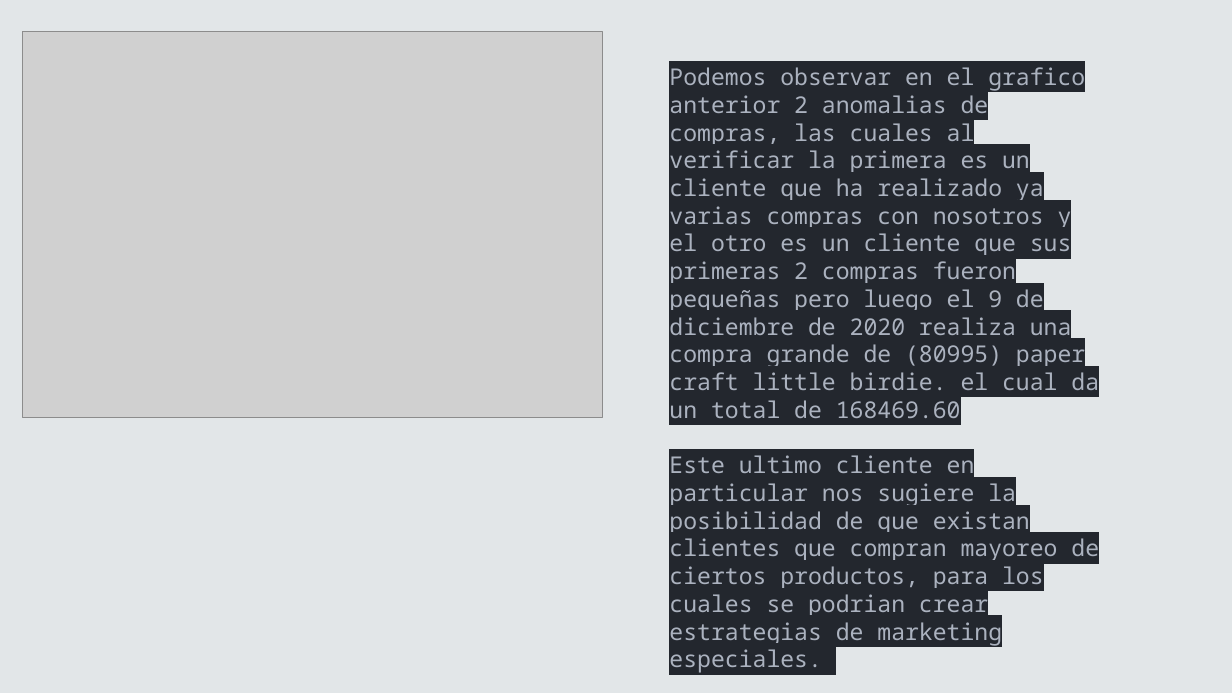
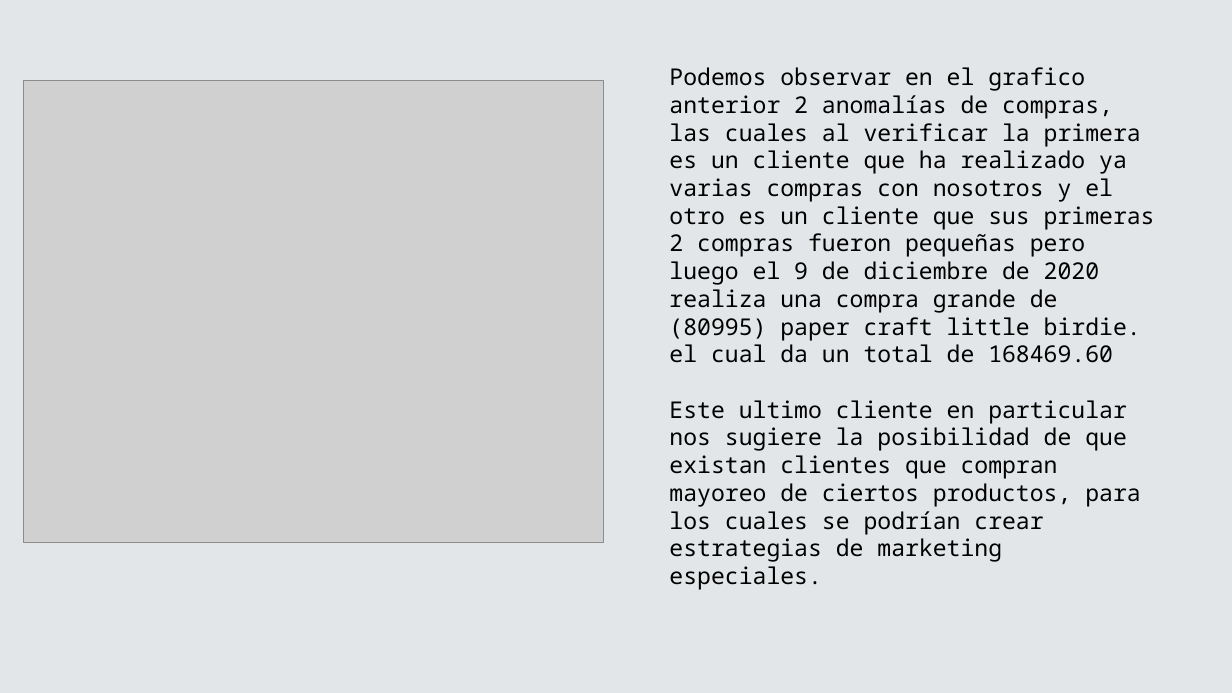
Before and after one commit to kelvin-lab/Customer-Segmentation-CLTV-Retail, a slide deck: slide 9 of Data/static/Esqueleto.pptx. Drawn at 1232x693 pixels with LibreOffice and Linux fonts; fonts in the diff are those of the drawing; grey boxes stand for pictures. Boxes give left, top, right and bottom in pixels: in the first picture for what was removed or moved away, otherwise in the second. Text is boxed around its words. In the diff, an @@ line names an element or a change of style, - is before the commit and + after.

```diff
--- a/Data/static/Esqueleto.pptx
+++ b/Data/static/Esqueleto.pptx
@@ picture: place and size @@
-picture at [22,31,603,418]
+picture at [23,80,604,543]
@@ text at [669,67,1155,562]: text changed; text colour #ABB2BF to #000000 @@
-Podemos observar en el grafico anterior 2 anomalias de compras, las cuales al verificar la primera es un cliente que ha realizado ya varias compras con nosotros y el otro es un cliente que sus primeras 2 compras fueron pequeñas pero luego el 9 de diciembre de 2020 realiza una compra grande de (80995) paper craft little birdie. el cual da un total de 168469.60
-Este ultimo cliente en particular nos sugiere la posibilidad de que existan clientes que compran mayoreo de ciertos productos, para los cuales se podrian crear estrategias de marketing especiales.
+Podemos observar en el grafico anterior 2 anomalías de compras, las cuales al verificar la primera es un cliente que ha realizado ya varias compras con nosotros y el otro es un cliente que sus primeras 2 compras fueron pequeñas pero luego el 9 de diciembre de 2020 realiza una compra grande de (80995) paper craft little birdie. el cual da un total de 168469.60
+Este ultimo cliente en particular nos sugiere la posibilidad de que existan clientes que compran mayoreo de ciertos productos, para los cuales se podrían crear estrategias de marketing especiales.
```
Also in this commit, not shown: 16 other slides changed, 2 other files.
